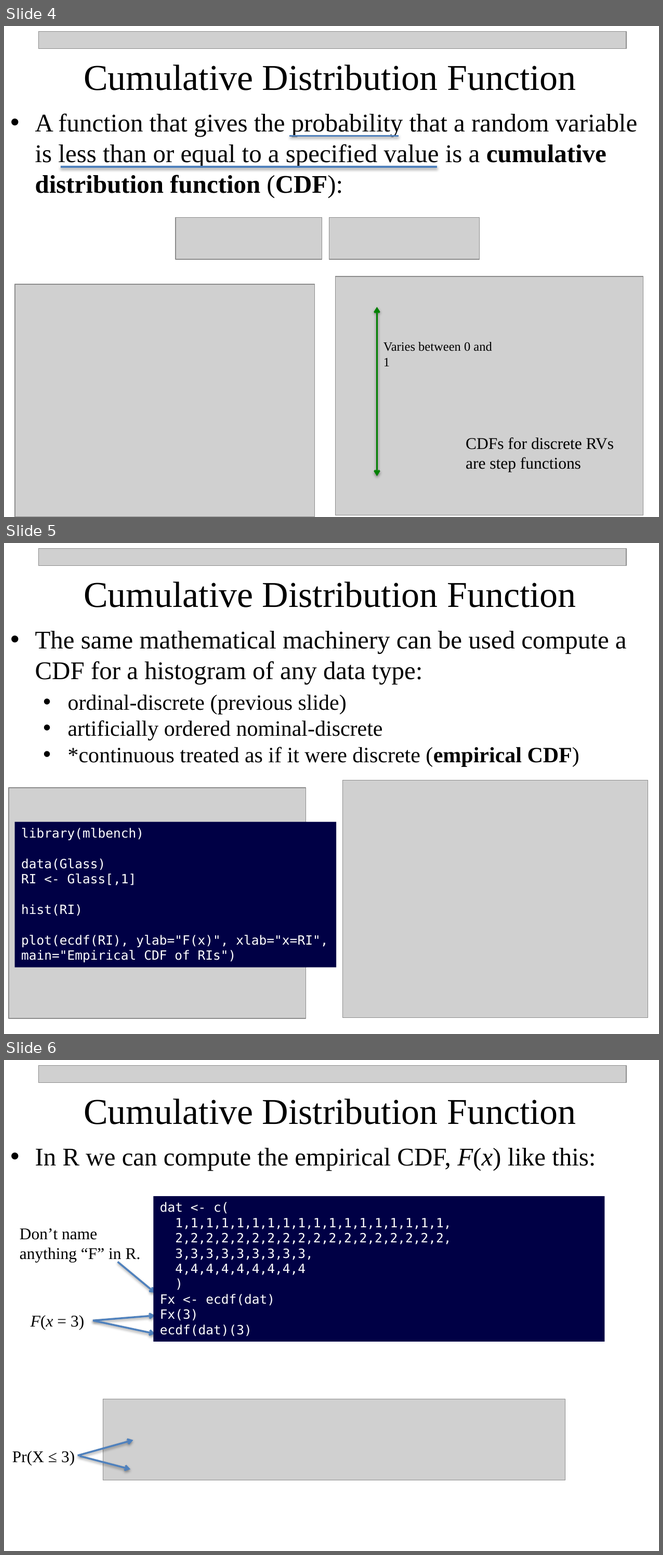
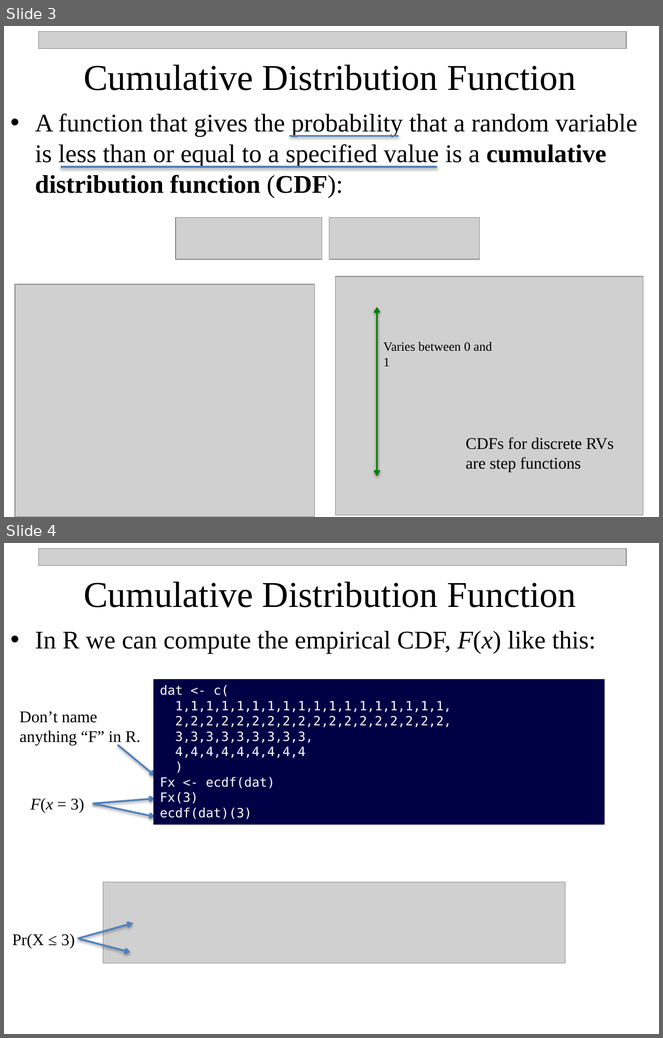
Before and after one commit to npetraco/MATFOS705, a slide deck: Notes/4_Important_Probability_Distributions.pptx. Shown one above the other, each under a label of ours: slides 4, 5 and 6 before the commit, slides 3 and 4 after it. The pictures are 663x1555 and 663x1038 pixels, drawn with LibreOffice and Linux fonts; fonts in the diff are those of the drawing; grey boxes stand for pictures. Boxes give left, top, right and bottom in pixels: in the first picture for what was removed or moved away, otherwise in the second. Text is boxed around its words. In the diff, an @@ line names an element or a change of style, - is before the commit and + after.

```diff
--- a/Notes/4_Important_Probability_Distributions.pptx
+++ b/Notes/4_Important_Probability_Distributions.pptx
@@ slide 5 removed at [4,543,659,1034], background #FFFFFF @@
@@ picture removed at [39,548,626,565] @@
@@ text removed at [84,581,577,607] @@
-Cumulative Distribution Function
@@ text removed at [35,631,627,684] @@
-• The same mathematical machinery can be used compute a CDF for a histogram of any data type:
@@ text removed at [68,695,580,767] @@
-  • ordinal-discrete (previous slide)
-  • artificially ordered nominal-discrete
-  • *continuous treated as if it were discrete (empirical CDF)
@@ picture removed at [9,788,306,1019] @@
@@ picture removed at [343,780,648,1017] @@
@@ rectangle removed at [14,822,336,967] @@
-library(mlbench)
-data(Glass)
-RI <- Glass[,1]
-hist(RI)
-plot(ecdf(RI), ylab="F(x)", xlab="x=RI", main="Empirical CDF of RIs")
@@ what was slide 4 is now slide 3 @@
@@ what was slide 6 is now slide 4 @@
```
Also in this commit, not shown: 7 slides changed, 1 slide added, 6 other slides removed.
